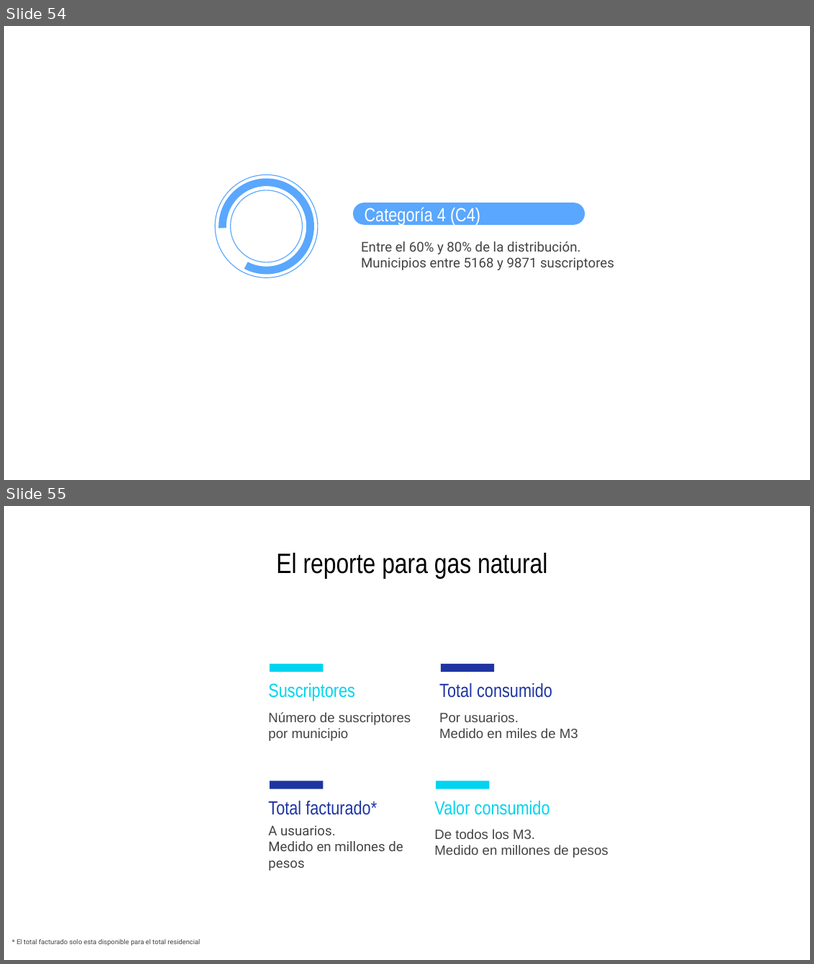
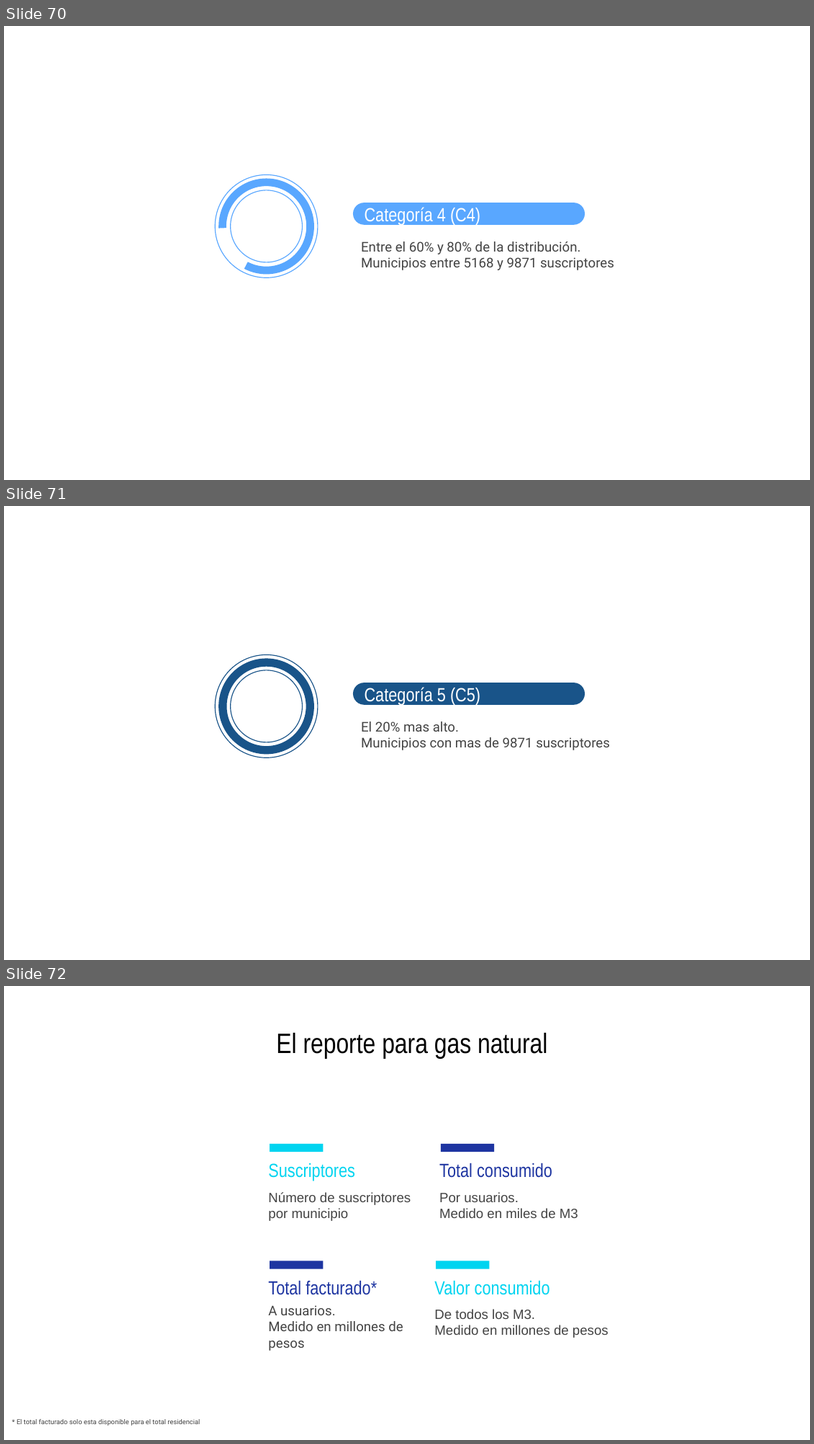
Before and after one commit to jtabordaj/research_eslatina, a slide deck: reporte_estadistico/presentacion/presentacionCategorias/presentation.pptx. Shown one above the other, each under a label of ours: slides 54 and 55 before the commit, slides 70, 71 and 72 after it. The pictures are 814x964 and 814x1444 pixels, drawn with LibreOffice and Linux fonts; fonts in the diff are those of the drawing. Boxes give left, top, right and bottom in pixels: in the first picture for what was removed or moved away, otherwise in the second. Text is boxed around its words. In the diff, an @@ line names an element or a change of style, - is before the commit and + after.

```diff
--- a/reporte_estadistico/presentacion/presentacionCategorias/presentation.pptx
+++ b/reporte_estadistico/presentacion/presentacionCategorias/presentation.pptx
@@ slide 71 added at [4,506,810,960], background #FFFFFF @@
@@ donut added at [215,654,318,757], outline #195489 0.75 pt @@
@@ arch (boxed as its full ring) added at [219,659,314,754], fill #195489 @@
@@ rounded rectangle added at [353,682,586,705], fill #195489, 17 pt, text #FFFFFF @@
+Categoría 5 (C5)
@@ text added at [361,721,610,750], 12 pt, text #434343 @@
+El 20% mas alto.
+Municipios con mas de 9871 suscriptores
@@ what was slide 54 is now slide 70 @@
@@ what was slide 55 is now slide 72 @@
```
Also in this commit, not shown: 2 slides changed, 16 other slides added, 22 other files.
